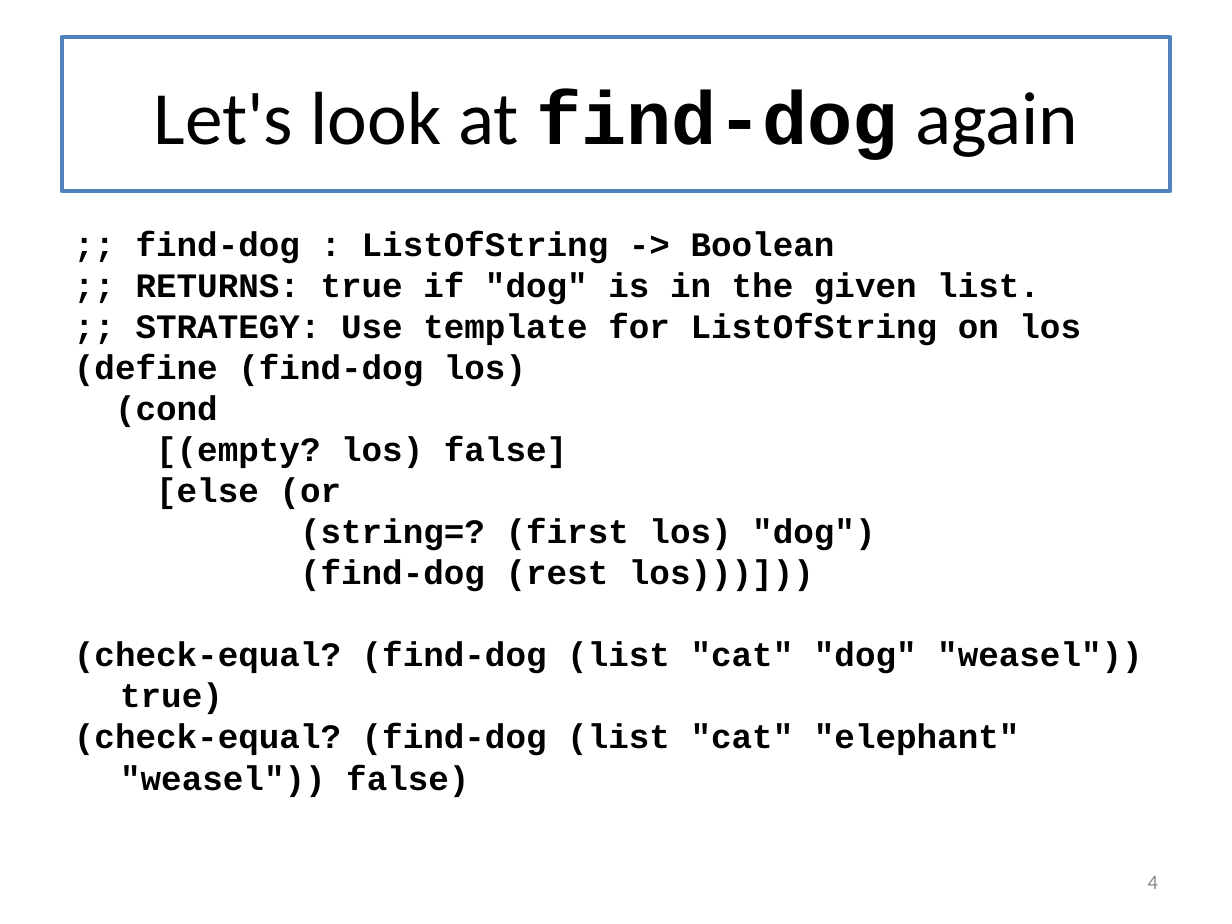
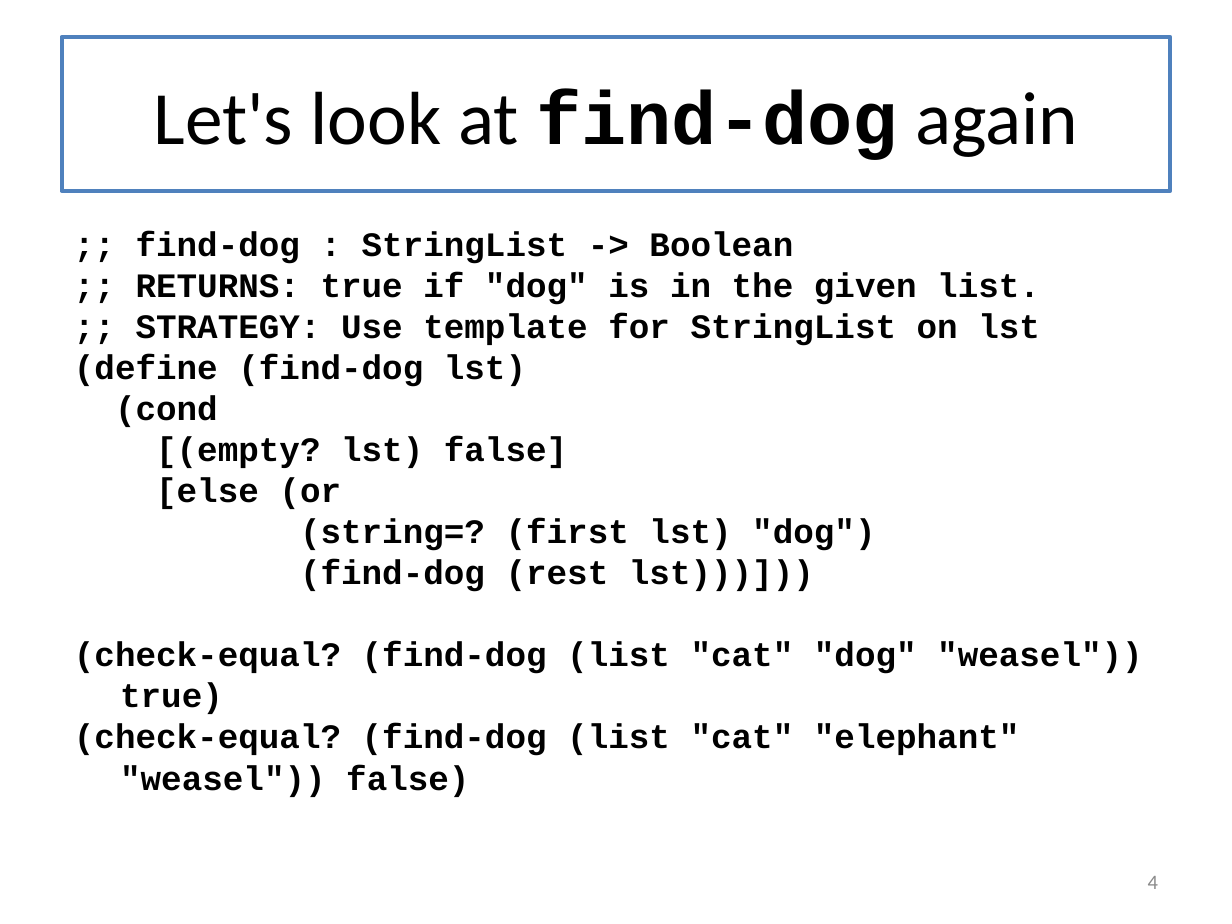
Before and after one commit to mwand/cs5010f17, a slide deck: slide 4 of Slides/Lesson 6.3 ormap, andmap, and filter.pptx. Drawn at 1232x924 pixels with LibreOffice and Linux fonts; fonts in the diff are those of the drawing. Boxes give left, top, right and bottom in pixels: in the first picture for what was removed or moved away, otherwise in the second. Text is boxed around its words. In the diff, an @@ line names an element or a change of style, - is before the commit and + after.

```diff
--- a/Slides/Lesson 6.3 ormap, andmap, and filter.pptx
+++ b/Slides/Lesson 6.3 ormap, andmap, and filter.pptx
@@ text at (136, 231, 793, 264): text changed @@
-;; find-dog : ListOfString -> Boolean
+;; find-dog : StringList -> Boolean
@@ text at (74, 313, 1040, 387): text changed @@
-;; STRATEGY: Use template for ListOfString on los
-(define (find-dog los)
+;; STRATEGY: Use template for StringList on lst
+(define (find-dog lst)
@@ text at (156, 436, 567, 468): text changed @@
-[(empty? los) false]
+[(empty? lst) false]
@@ text at (300, 518, 875, 592): text changed @@
-(string=? (first los) "dog")
-(find-dog (rest los)))]))
+(string=? (first lst) "dog")
+(find-dog (rest lst)))]))
```
Also in this commit, not shown: 12 other slides changed, 21 other files.
